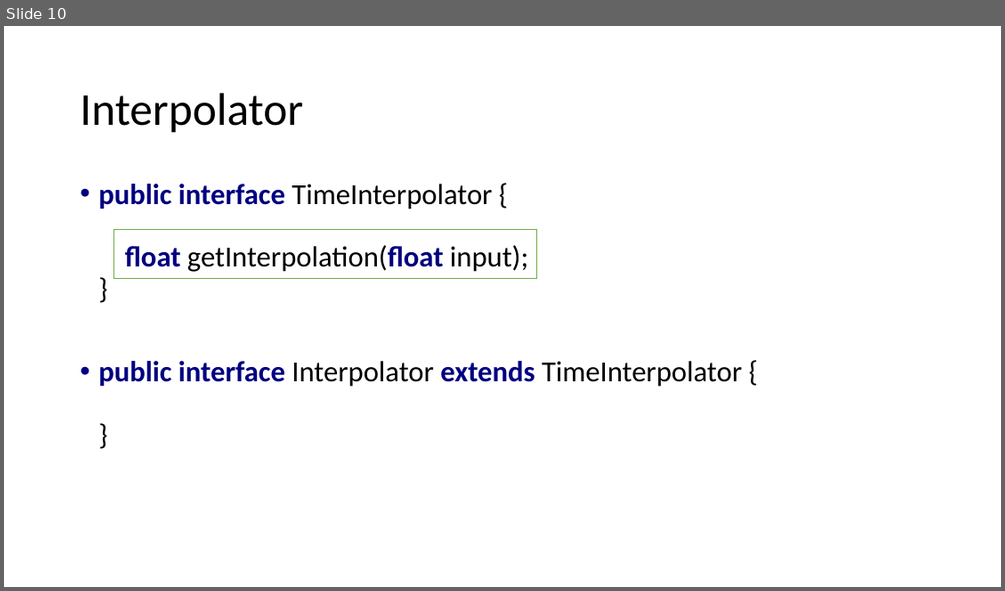
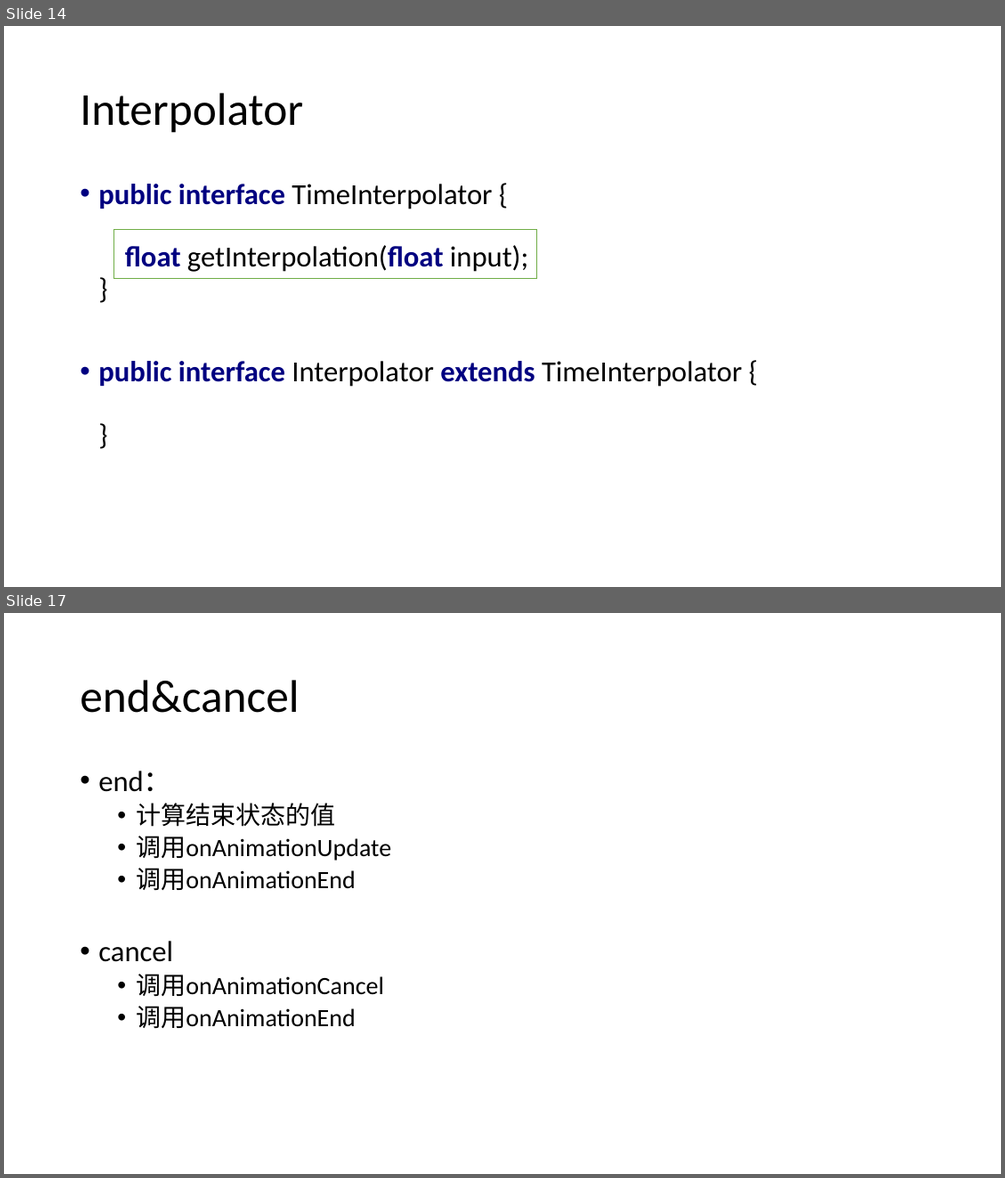
Before and after one commit to hua3505/Share, a slide deck: AnimationSkillShare/动画实用技巧.pptx. Shown one above the other, each under a label of ours: slide 10 before the commit, slides 14 and 17 after it; the slides between them are not shown. The pictures are 1005x591 and 1005x1178 pixels, drawn with LibreOffice and Linux fonts; fonts in the diff are those of the drawing. Boxes give left, top, right and bottom in pixels: in the first picture for what was removed or moved away, otherwise in the second. Text is boxed around its words. In the diff, an @@ line names an element or a change of style, - is before the commit and + after.

```diff
--- a/AnimationSkillShare/动画实用技巧.pptx
+++ b/AnimationSkillShare/动画实用技巧.pptx
@@ slide 17 added at box(4, 613, 1001, 1174), background #FFFFFF @@
@@ title added at box(80, 680, 299, 713), 44 pt, text #000000 @@
+end&cancel
@@ text added at box(98, 771, 391, 1028), 24 pt, text #000000 @@
+• end：
+  • 计算结束状态的值
+  • 调用onAnimationUpdate
+  • 调用onAnimationEnd
+• cancel
+  • 调用onAnimationCancel
+  • 调用onAnimationEnd
@@ what was slide 10 is now slide 14 @@
```
Also in this commit, not shown: 1 slide changed, 8 other slides added, 1 slide removed, 9 other files.
